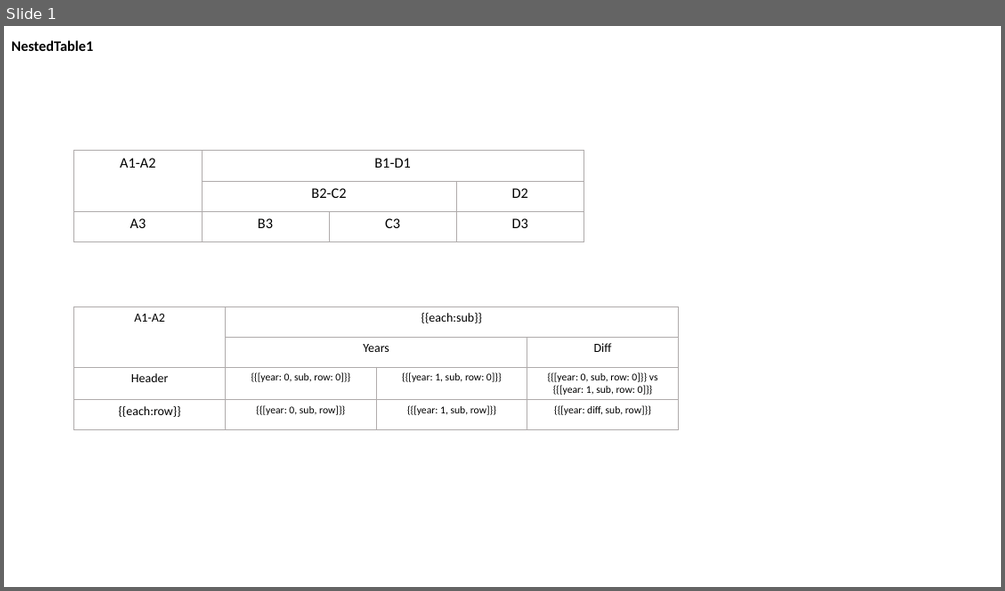
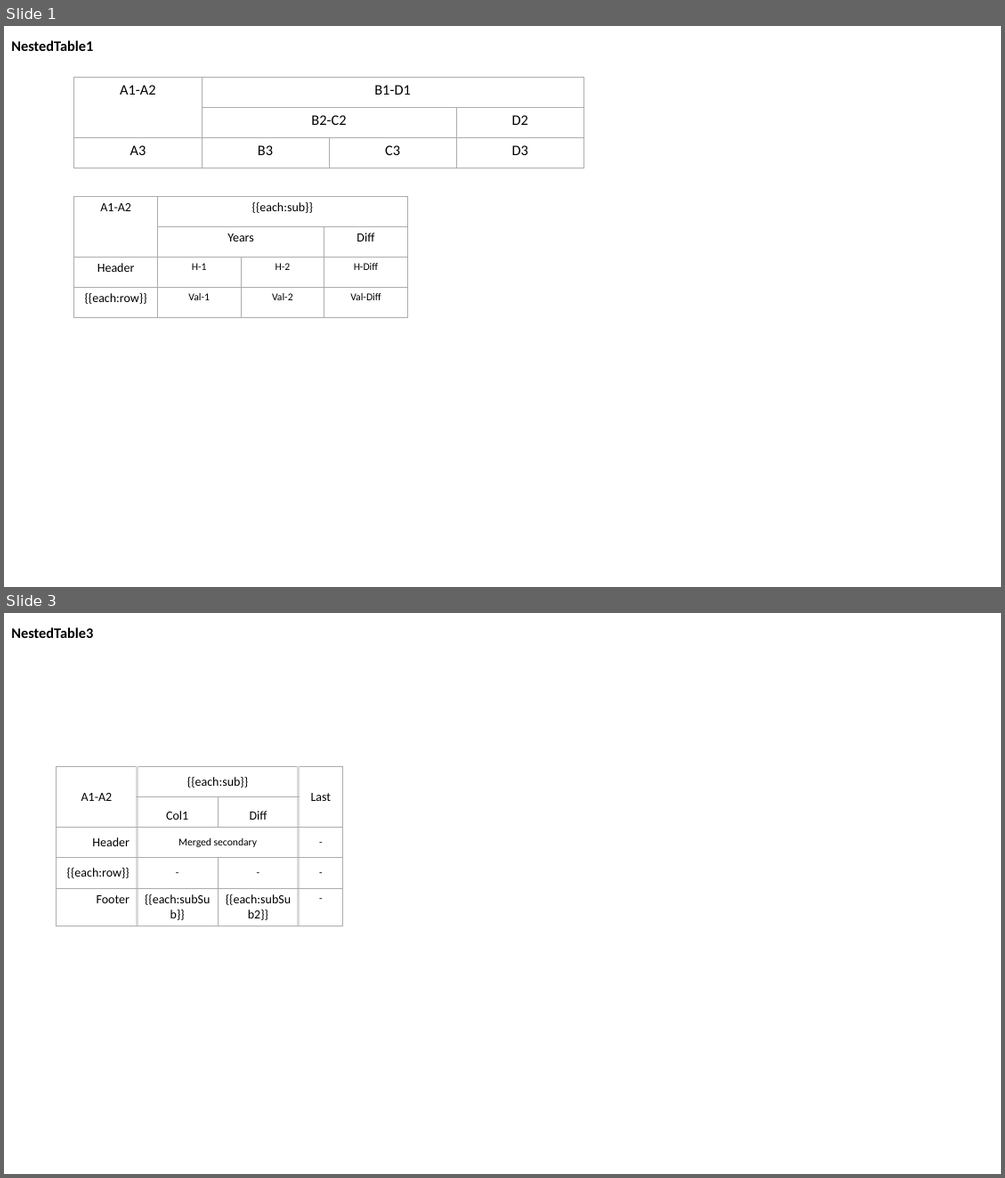
Before and after one commit to singerla/pptx-automizer, a slide deck: __tests__/pptx-templates/NestedTables.pptx. Shown one above the other, each under a label of ours: slide 1 before the commit, slides 1 and 3 after it; the slides between them are not shown. The pictures are 1005x591 and 1005x1178 pixels, drawn with LibreOffice and Linux fonts; fonts in the diff are those of the drawing. Boxes give left, top, right and bottom in pixels: in the first picture for what was removed or moved away, otherwise in the second. Text is boxed around its words. In the diff, an @@ line names an element or a change of style, - is before the commit and + after.

Commit message:
feat(table): use tags to expand rows or (nested) columns

```diff
--- a/__tests__/pptx-templates/NestedTables.pptx
+++ b/__tests__/pptx-templates/NestedTables.pptx
@@ slide 3 added at bbox=[4, 613, 1001, 1174], background #FFFFFF @@
@@ title added at bbox=[11, 627, 93, 638], 14 pt, text #000000, bold @@
+NestedTable3
@@ table added at bbox=[57, 767, 343, 925], 5 rows, 4 columns @@
+A1-A2 | {{each:sub}} |  | Last
+ | Col1 | Diff | 
+Header | Merged secondary |  | -
+{{each:row}} | - | - | -
+Footer | {{each:subSub}} | {{each:subSub2}} | -
@@ slide 1 changed as well @@
@@ table: place and size @@
-table at bbox=[74, 151, 582, 242]
+table at bbox=[74, 78, 582, 168]
@@ table at bbox=[74, 196, 406, 317] @@
-row 3: Header | {{[year: 0, sub, row: 0]}} | {{[year: 1, sub, row: 0]}} | {{[year: 0, sub, row: 0]}} vs {{[year: 1, sub, row: 0]}}
+row 3: Header | H-1 | H-2 | H-Diff
-row 4: {{each:row}} | {{[year: 0, sub, row]}} | {{[year: 1, sub, row]}} | {{[year: diff, sub, row]}}
+row 4: {{each:row}} | Val-1 | Val-2 | Val-Diff
@@ table: place and size @@
-table at bbox=[74, 306, 679, 430]
+table at bbox=[74, 196, 406, 317]
```
Also in this commit, not shown: 2 other slides added, 8 other files.
